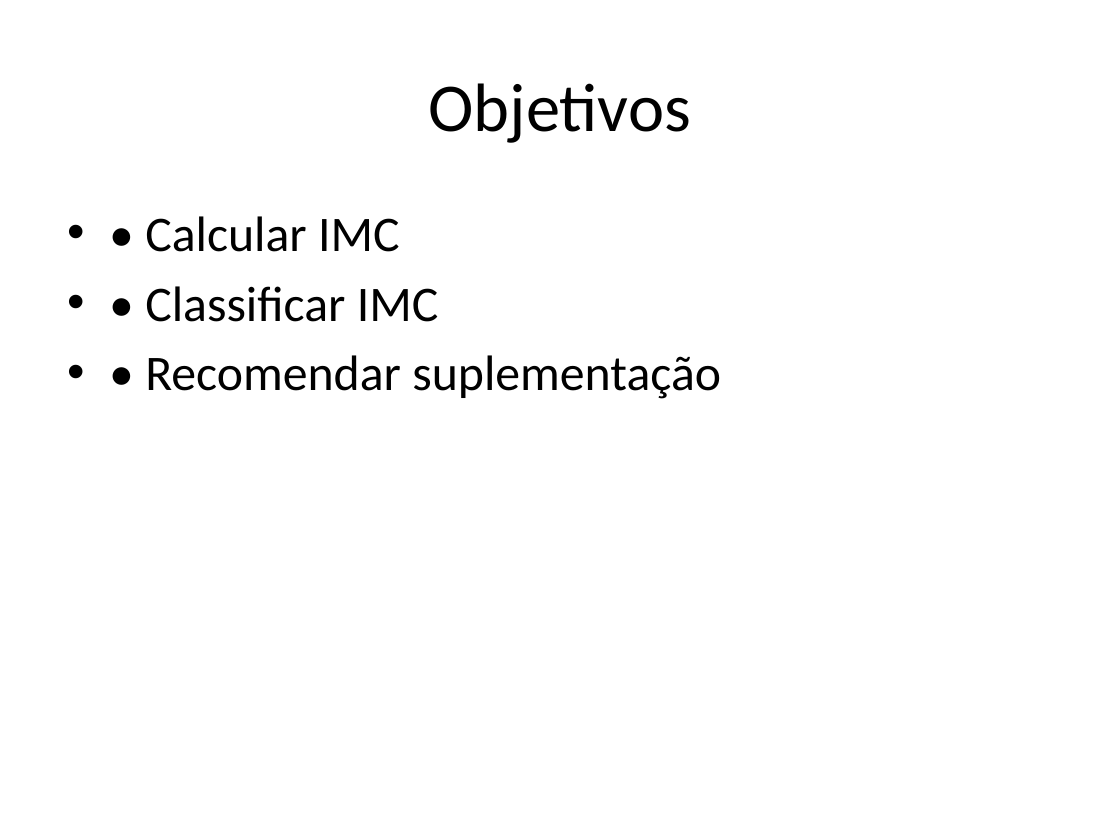
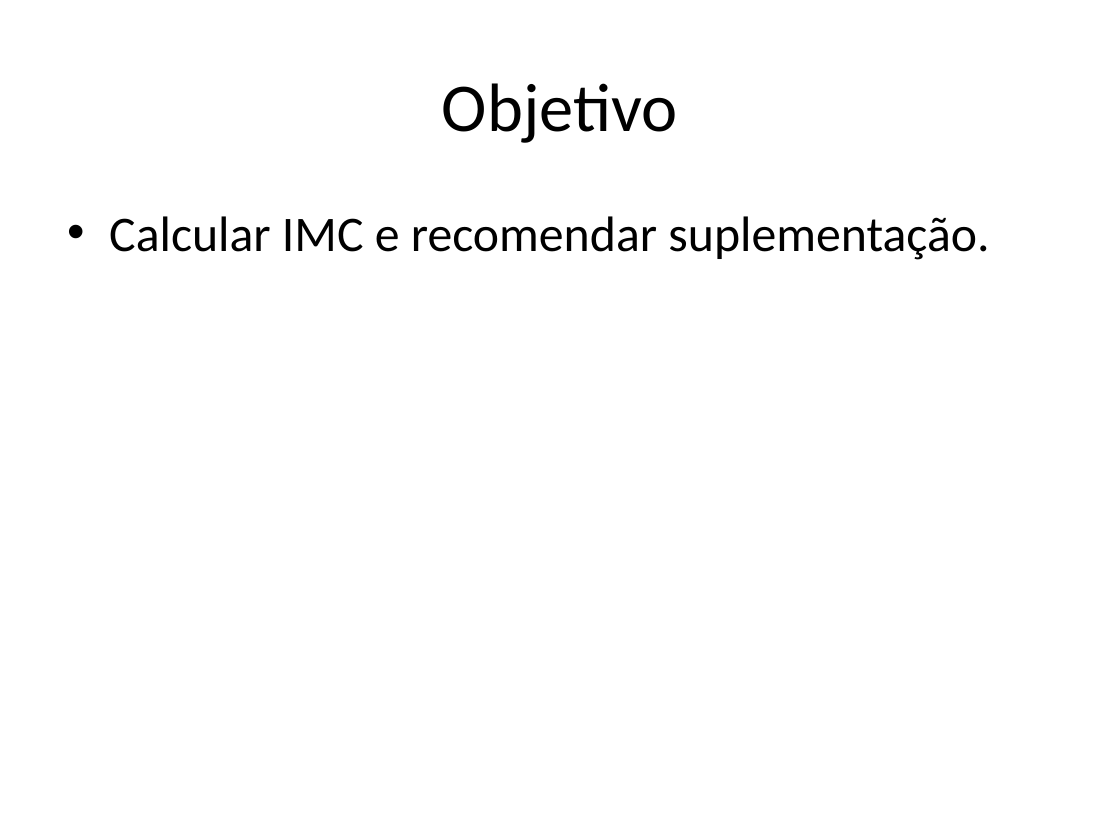
Before and after one commit to PowerTruee/projeto-ufcd-10790, a slide deck: slide 2 of assets/apresentacao.pptx (slide 3 before the commit). Drawn at 1120x840 pixels with LibreOffice and Linux fonts; fonts in the diff are those of the drawing. Boxes give left, top, right and bottom in pixels: in the first picture for what was removed or moved away, otherwise in the second. Text is boxed around its words. In the diff, an @@ line names an element or a change of style, - is before the commit and + after.

```diff
--- a/assets/apresentacao.pptx
+++ b/assets/apresentacao.pptx
@@ title at [442, 83, 678, 143]: text changed @@
-Objetivos
+Objetivo
@@ text at [109, 216, 989, 260]: text changed @@
-• • Calcular IMC
-• • Classificar IMC
-• • Recomendar suplementação
+• Calcular IMC e recomendar suplementação.
```
Also in this commit, not shown: 3 other slides changed, 4 slides added, 5 slides removed, 1 other file.
